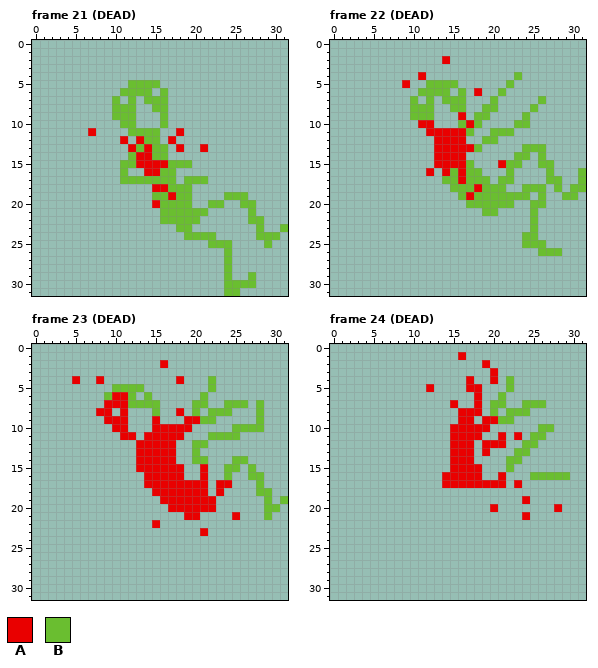
A pixel-art file gets an edit: Assets/Texture/Qrun.aseprite. The picture above was drawn from the file before the commit.
32x32 pixels, 33 frames. Shown: frame 21 (DEAD), frame 22 (DEAD), frame 23 (DEAD), frame 24 (DEAD). The commit also changed other frames, which this record leaves out.
Palette (. is transparent): A #e90000  B #6abe30
Now the later version:
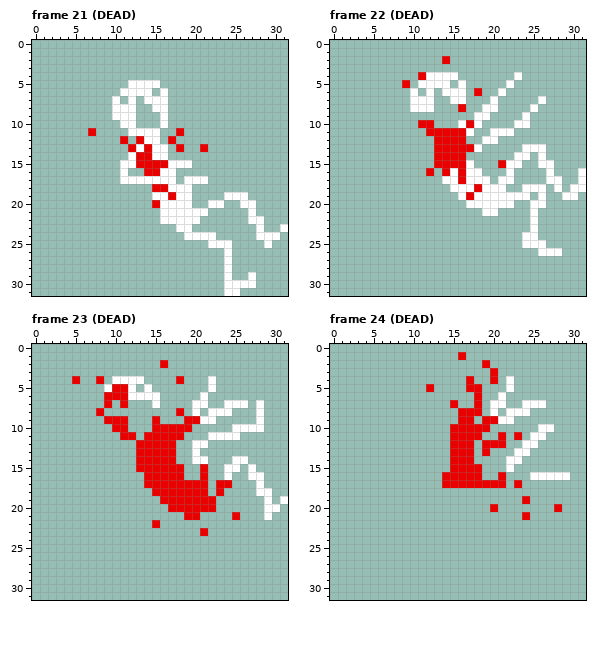
Edits made:
Colour B changes from #6abe30 to #ffffff.
Frame 22 (DEAD), layer "run":
The edit turns colour B into colour A in row 8 at x 16.
There is now colour B in row 4 at x 12 to 15; in row 5 at x 11 and 16; in row 6 at x 10 and 15; in row 7 at x 11.
The author cleared colour A in row 9 at x 16.
The author cleared colour B in row 5 at x 15; in row 6 at x 11 and 13; in row 7 at x 14; in row 8 at x 15; in row 9 at x 10 to 12.
Frame 23 (DEAD), layer "run":
The edit turns colour B into colour A in row 5 at x 10 to 11; in row 6 at x 9.
There is now colour B in row 4 at x 10 to 13; in row 5 at x 9 and 14; in row 6 at x 13 and 15.
The author cleared colour A in row 7 at x 10; in row 8 at x 9 and 11.
The author cleared colour B in row 5 at x 13; in row 7 at x 12 to 14; in row 8 at x 15.
Where, in picture pixels (left, top, right, bottom), the same in both pictures:
changed: (112, 80, 288, 296)
changed: (410, 72, 586, 256)
changed: (104, 376, 288, 520)
changed: (490, 376, 570, 480)
